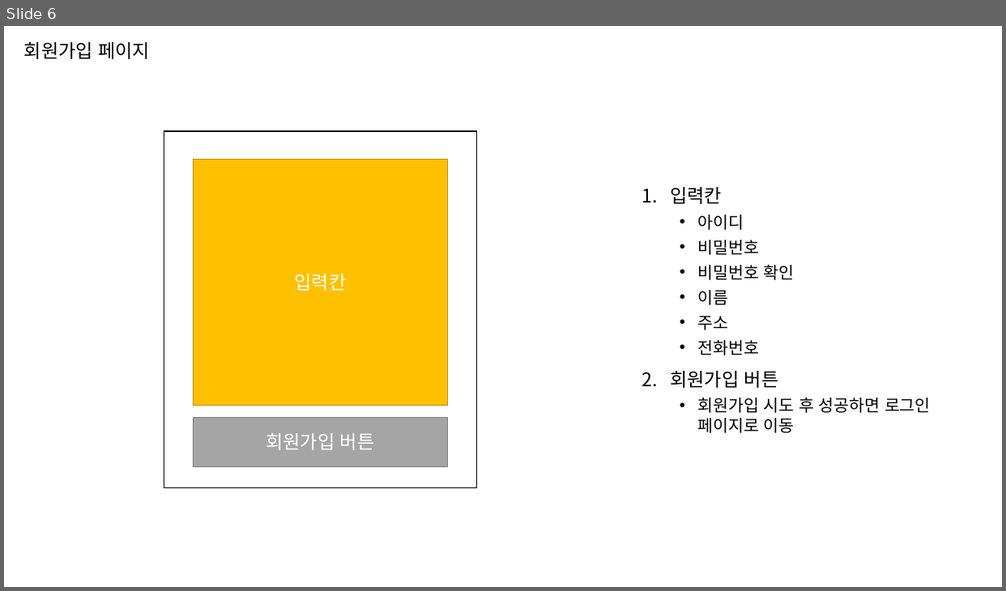
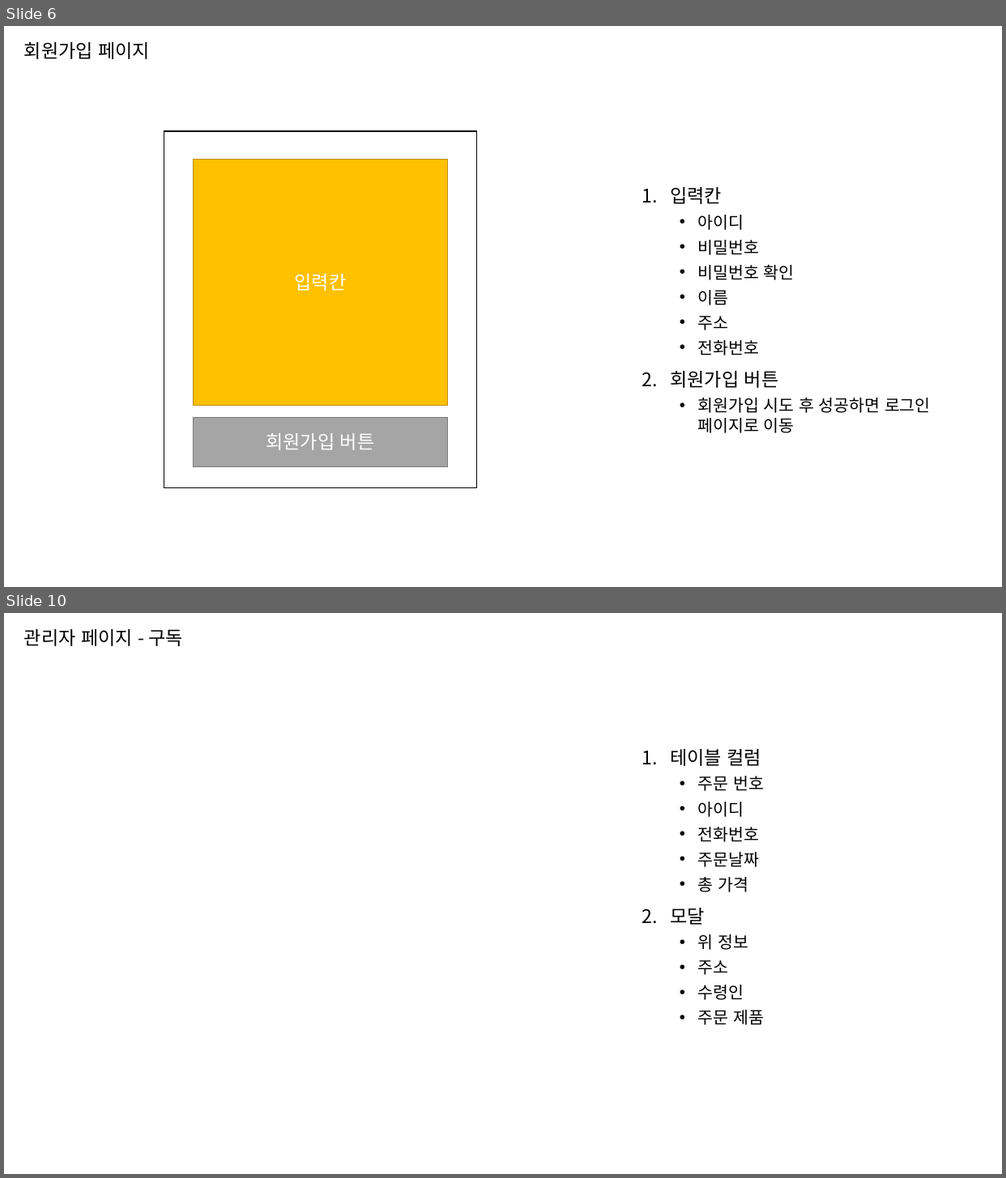
Before and after one commit to jihunz/HiSnack, a slide deck: document/ppt/Hi Snack! 페이지 별 구성 요소.pptx. Shown one above the other, each under a label of ours: slide 6 before the commit, slides 6 and 10 after it; the slides between them are not shown. The pictures are 1006x591 and 1006x1178 pixels, drawn with LibreOffice and Linux fonts; fonts in the diff are those of the drawing. Boxes give left, top, right and bottom in pixels: in the first picture for what was removed or moved away, otherwise in the second. Text is boxed around its words. In the diff, an @@ line names an element or a change of style, - is before the commit and + after.

Commit message:
docs: 페이지별 구성 요소.ppt 수정

```diff
--- a/document/ppt/Hi Snack! 페이지 별 구성 요소.pptx
+++ b/document/ppt/Hi Snack! 페이지 별 구성 요소.pptx
@@ slide 10 added at (x1=4, y1=613, x2=1002, y2=1174), background #FFFFFF @@
@@ title added at (x1=24, y1=629, x2=184, y2=646), 18 pt, text #000000 @@
+관리자 페이지 - 구독
@@ text added at (x1=670, y1=749, x2=764, y2=1025), 16 pt, text #000000 @@
+1. 테이블 컬럼
+  • 주문 번호
+  • 아이디
+  • 전화번호
+  • 주문날짜
+  • 총 가격
+2. 모달
+  • 위 정보
+  • 주소
+  • 수령인
+  • 주문 제품
```
Also in this commit, not shown: 1 slide changed, 10 other slides added, 2 other files.
